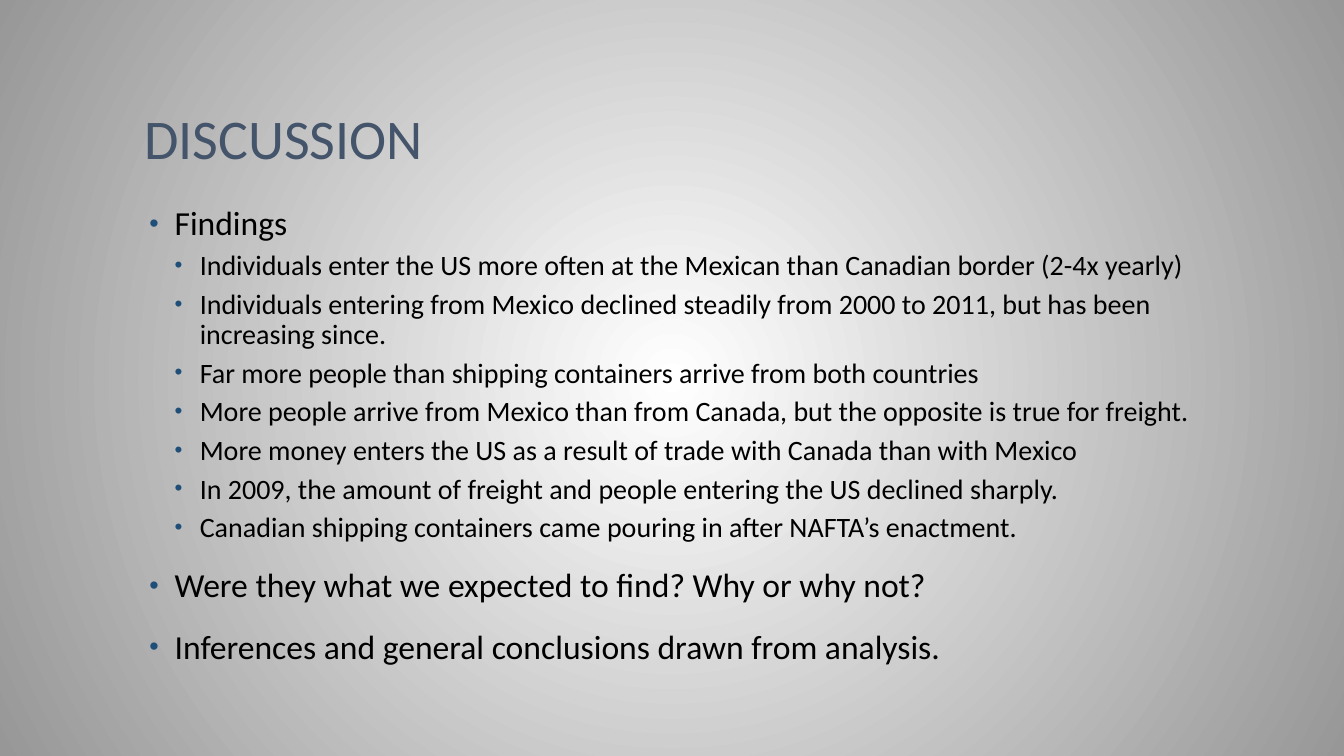
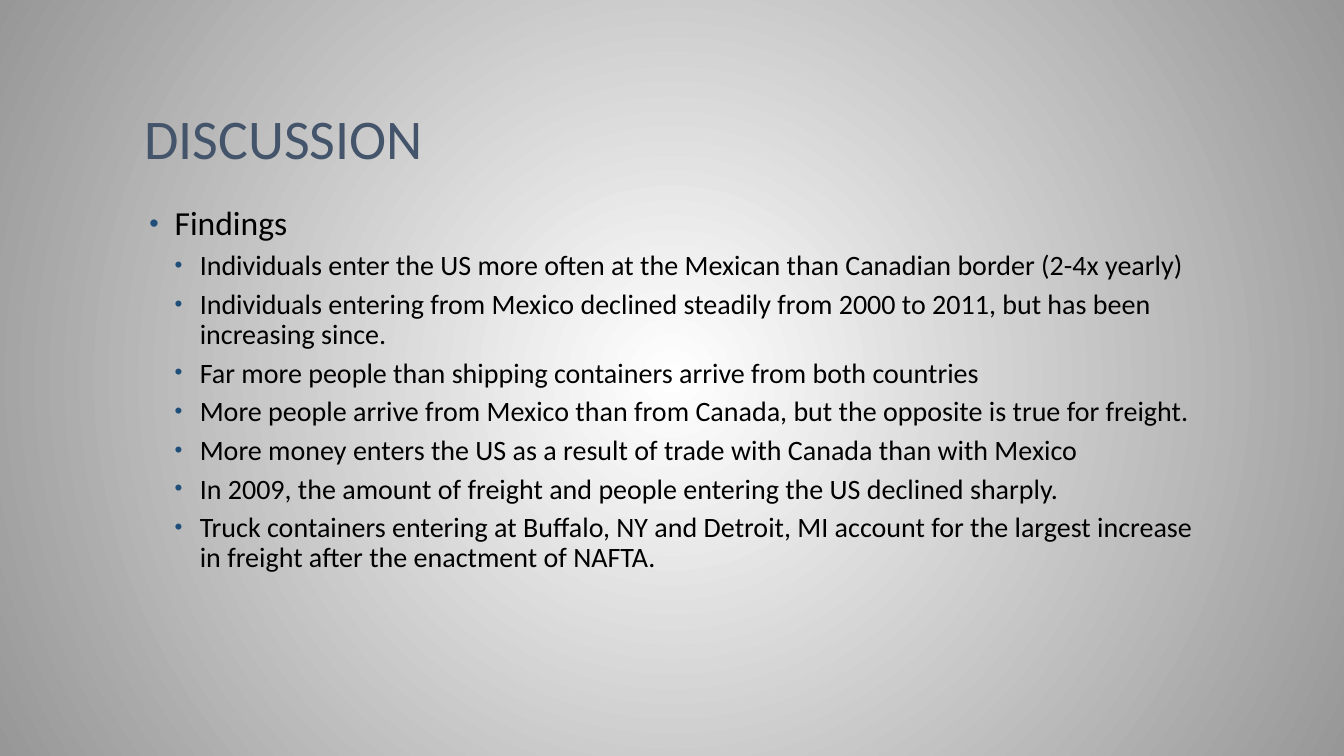
Before and after one commit to philipayazi/Project1_BorderEntries, a slide deck: slide 14 of Border entries x Trade.pptx (slide 6 before the commit). Drawn at 1344x756 pixels with LibreOffice and Linux fonts; fonts in the diff are those of the drawing. Boxes give left, top, right and bottom in pixels: in the first picture for what was removed or moved away, otherwise in the second. Text is boxed around its words. In the diff, an @@ line names an element or a change of style, - is before the commit and + after.

```diff
--- a/Border entries x Trade.pptx
+++ b/Border entries x Trade.pptx
@@ text at (200, 517, 1192, 572): text changed; size 24 to 20 pt @@
-  • Canadian shipping containers came pouring in after NAFTA’s enactment.
-• Were they what we expected to find? Why or why not?
-• Inferences and general conclusions drawn from analysis.
+  • Truck containers entering at Buffalo, NY and Detroit, MI account for the largest increase in freight after the enactment of NAFTA.
```
Also in this commit, not shown: 4 other slides changed, 8 slides added.
